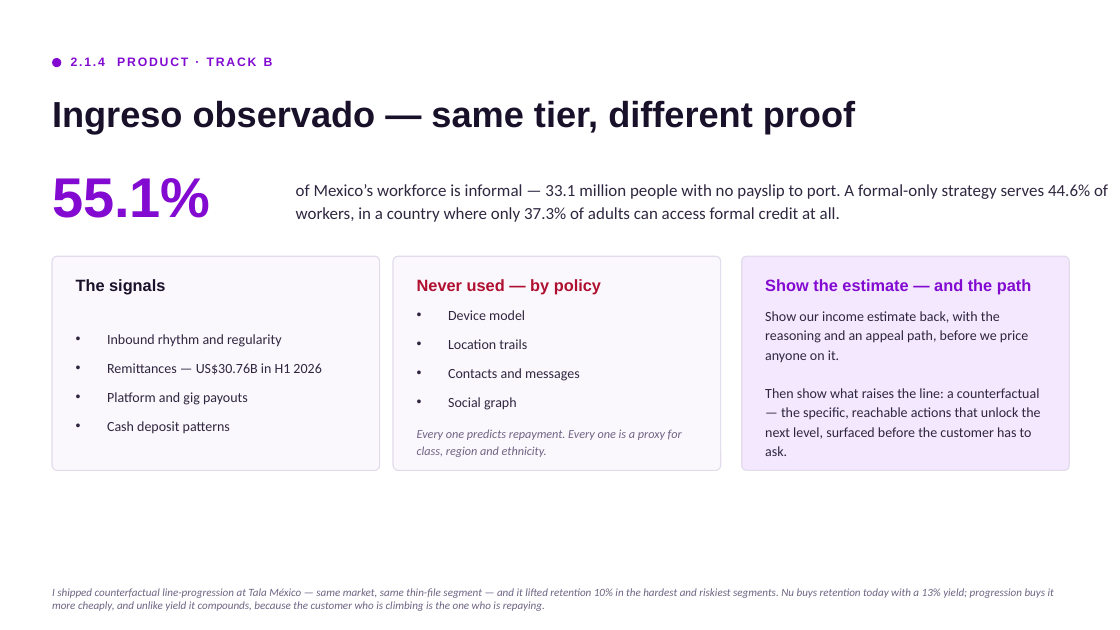
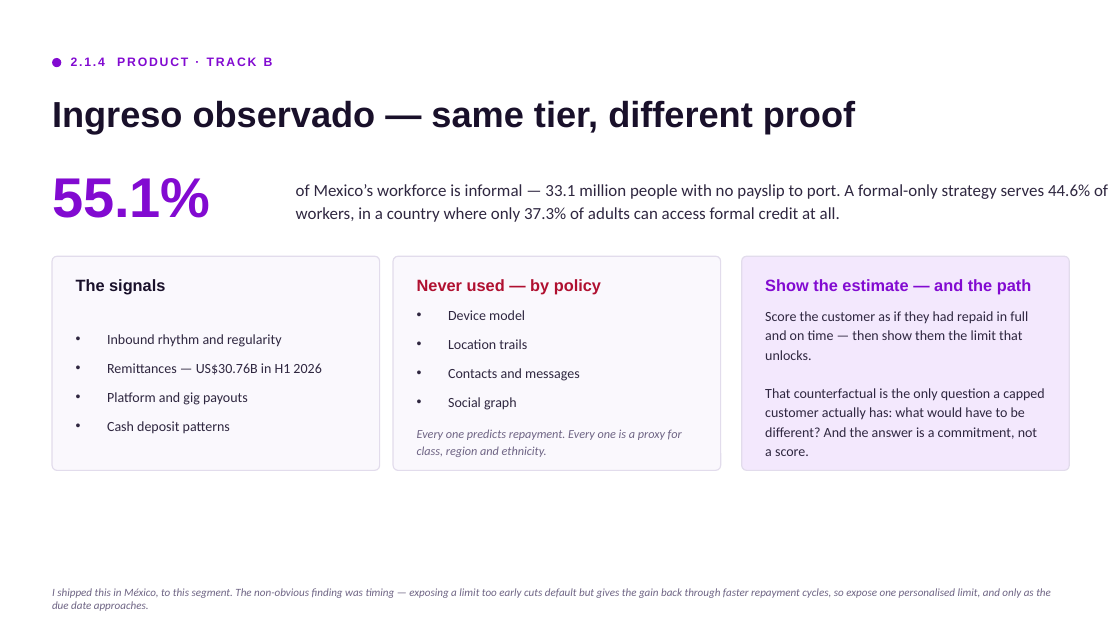
Before and after one commit to cemorr10-debug/nubank-case-prep, a slide deck: slide 10 of deck/Core_Mexico_Business_Case.pptx. Drawn at 1120x630 pixels with LibreOffice and Linux fonts; fonts in the diff are those of the drawing. Boxes give left, top, right and bottom in pixels: in the first picture for what was removed or moved away, otherwise in the second. Text is boxed around its words. In the diff, an @@ line names an element or a change of style, - is before the commit and + after.

```diff
--- a/deck/Core_Mexico_Business_Case.pptx
+++ b/deck/Core_Mexico_Business_Case.pptx
@@ text at box(765, 311, 1044, 456): text changed @@
-Show our income estimate back, with the reasoning and an appeal path, before we price anyone on it.
-Then show what raises the line: a counterfactual — the specific, reachable actions that unlock the next level, surfaced before the customer has to ask.
+Score the customer as if they had repaid in full and on time — then show them the limit that unlocks.
+That counterfactual is the only question a capped customer actually has: what would have to be different? And the answer is a commitment, not a score.
@@ text at box(52, 588, 1051, 611): text changed @@
-I shipped counterfactual line-progression at Tala México — same market, same thin-file segment — and it lifted retention 10% in the hardest and riskiest segments. Nu buys retention today with a 13% yield; progression buys it more cheaply, and unlike yield it compounds, because the customer who is climbing is the one who is repaying.
+I shipped this in México, to this segment. The non-obvious finding was timing — exposing a limit too early cuts default but gives the gain back through faster repayment cycles, so expose one personalised limit, and only as the due date approaches.
```
Also in this commit, not shown: 3 other slides changed, 3 other files.
